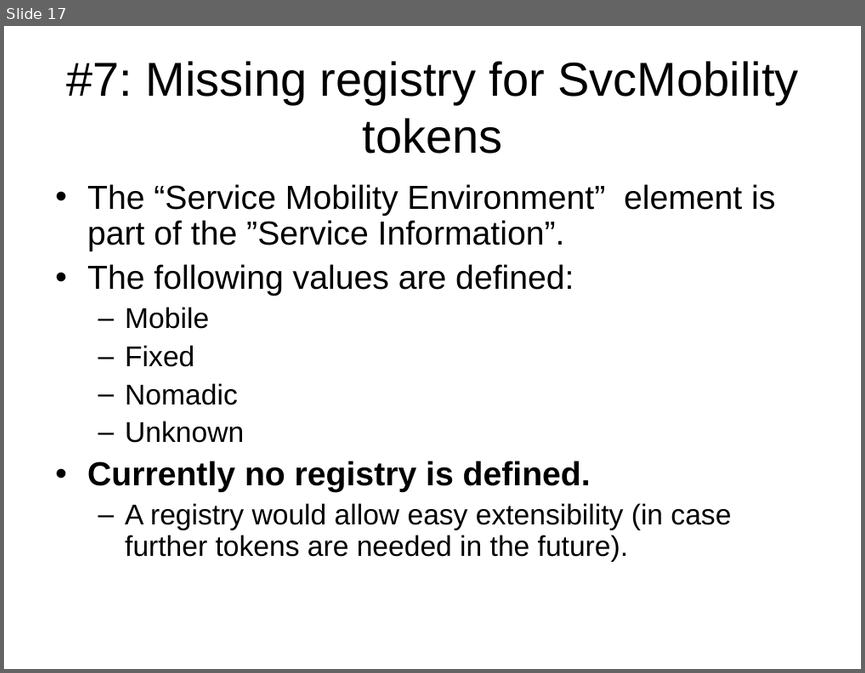
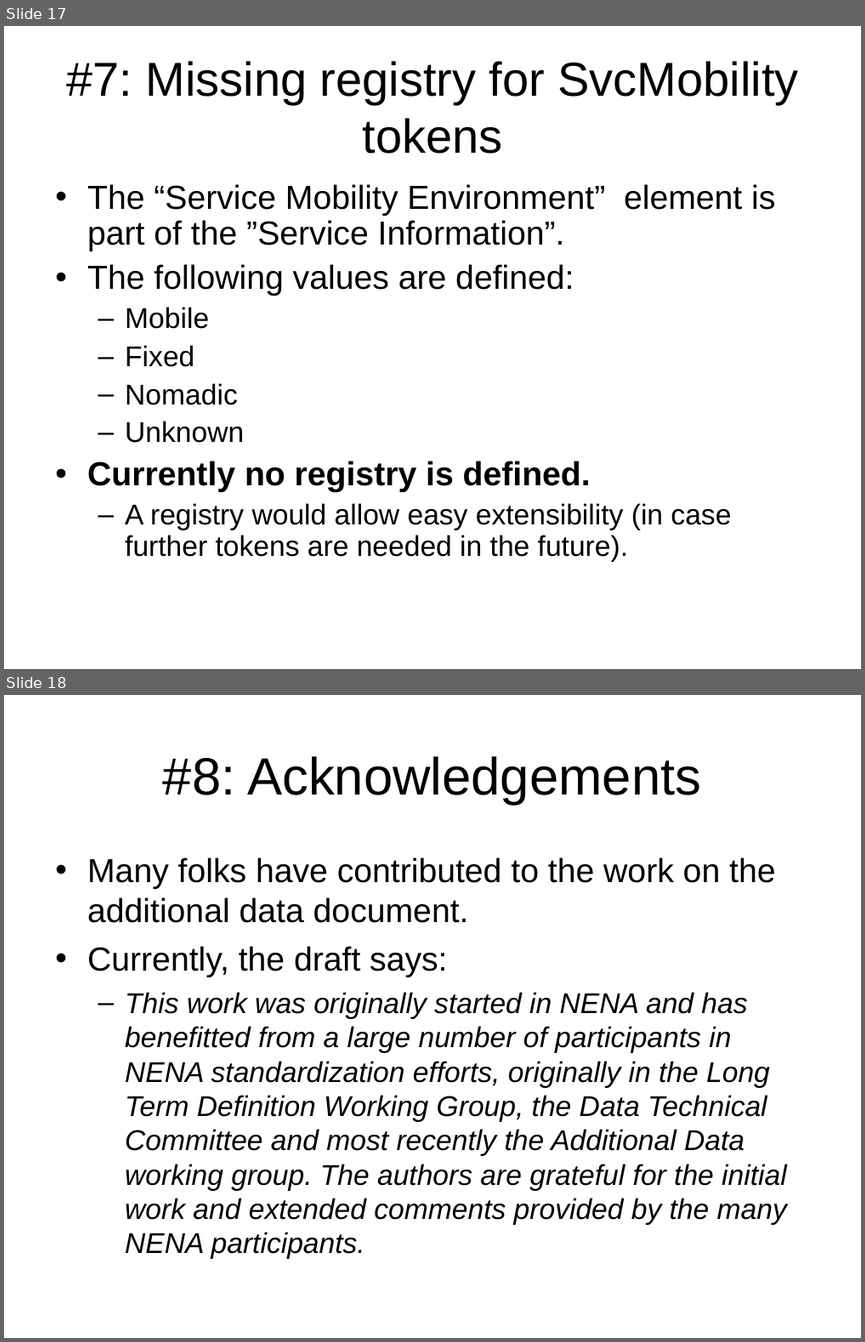
Before and after one commit to hannestschofenig/tschofenig-ids, a slide deck: additional-data/AdditionalData-Status-13May2013.ppt. Shown one above the other, each under a label of ours: slide 17 before the commit, slides 17 and 18 after it. The pictures are 865x673 and 865x1342 pixels, drawn with LibreOffice and Linux fonts; fonts in the diff are those of the drawing. Boxes give left, top, right and bottom in pixels: in the first picture for what was removed or moved away, otherwise in the second. Text is boxed around its words. In the diff, an @@ line names an element or a change of style, - is before the commit and + after.

```diff
--- a/additional-data/AdditionalData-Status-13May2013.ppt
+++ b/additional-data/AdditionalData-Status-13May2013.ppt
@@ slide 18 added at box(4, 695, 861, 1338), background #FFFFFF @@
@@ title added at box(163, 756, 701, 805), 44 pt, text #000000 @@
+#8: Acknowledgements
@@ text added at box(87, 857, 787, 1259), 24 pt, text #000000, italic @@
+• Many folks have contributed to the work on the additional data document.
+• Currently, the draft says:
+  – This work was originally started in NENA and has benefitted from a large number of participants in NENA standardization efforts, originally in the Long Term Definition Working Group, the Data Technical Committee and most recently the Additional Data working group. The authors are grateful for the initial work and extended comments provided by the many NENA participants.
```
Also in this commit, not shown: 6 slides changed, 2 other slides added.
